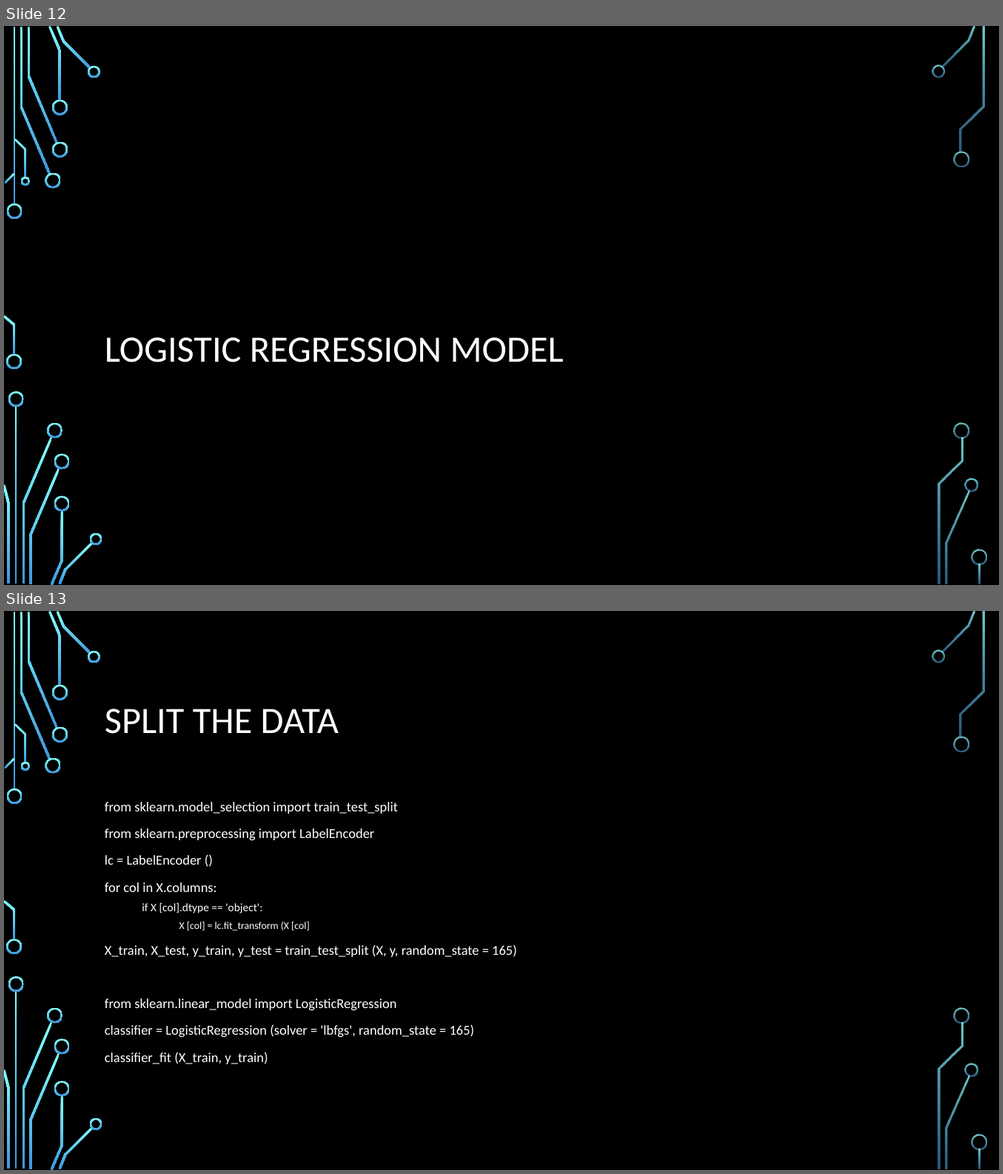
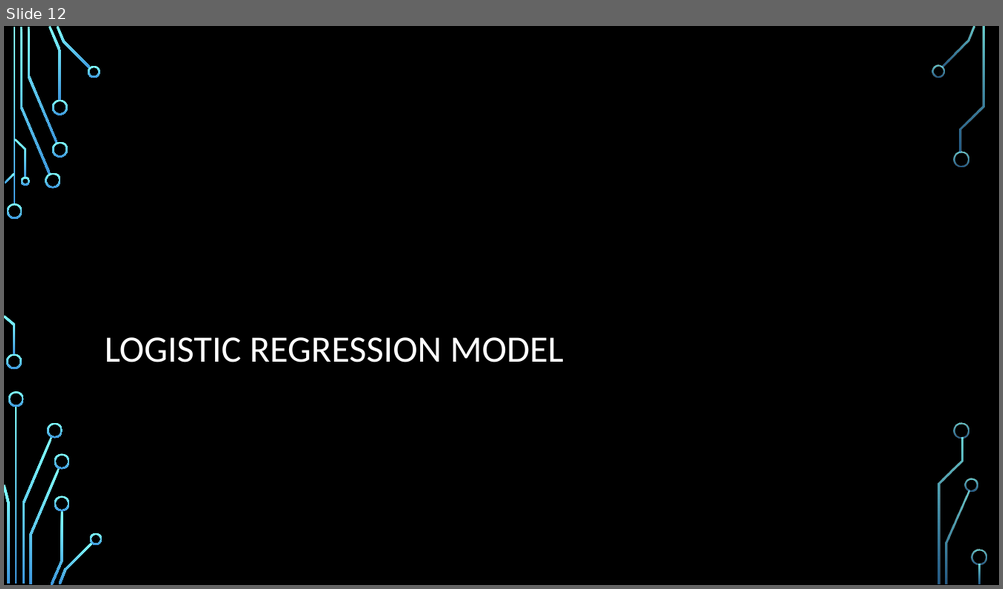
Before and after one commit to ddaniel2024/Project-4, a slide deck: Employee Attrition Prediction Presentation.pptx. Shown one above the other, each under a label of ours: slides 12 and 13 before the commit, slide 12 after it. The pictures are 1003x1174 and 1003x589 pixels, drawn with LibreOffice and Linux fonts; fonts in the diff are those of the drawing; background and template pictures are left out. Boxes give left, top, right and bottom in pixels: in the first picture for what was removed or moved away, otherwise in the second. Text is boxed around its words. In the diff, an @@ line names an element or a change of style, - is before the commit and + after.

Commit message:
working on slides

```diff
--- a/Employee Attrition Prediction Presentation.pptx
+++ b/Employee Attrition Prediction Presentation.pptx
@@ slide 13 removed at (4, 611, 999, 1170), background picture (left out); not listed: 36 template elements that a slide beside it also shows @@
@@ title removed at (105, 709, 338, 734) @@
-SPLIT THE DATA
@@ text removed at (105, 802, 517, 1065) @@
-from sklearn.model_selection import train_test_split
-from sklearn.preprocessing import LabelEncoder
-lc = LabelEncoder ()
-for col in X.columns:
-  if X [col].dtype == 'object':
-    X [col] = lc.fit_transform (X [col]
-X_train, X_test, y_train, y_test = train_test_split (X, y, random_state = 165)
-from sklearn.linear_model import LogisticRegression
-classifier = LogisticRegression (solver = 'lbfgs', random_state = 165)
-classifier_fit (X_train, y_train)
```
Also in this commit, not shown: 1 slide changed, 13 slides added, 1 other file.
